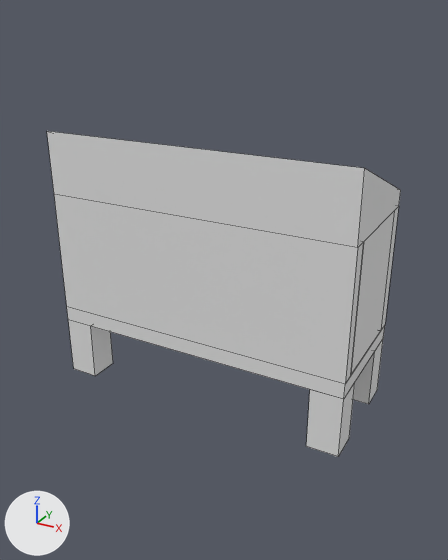
A saved change to the Blender file dae/tiny-house-1/tiny-house-1.blend.
Camera for both pictures: a camera (50 mm lens) standing at (9.08, -16.32, 11.98) and looking at (0.16, -0.1, 3.87). Arrows for +X, +Y and +Z are at lower left; the lights stay in place. Mesh edges are drawn as thin lines.

Objects in the first picture: 'floor', 'legs', 'roof', 'walls'.
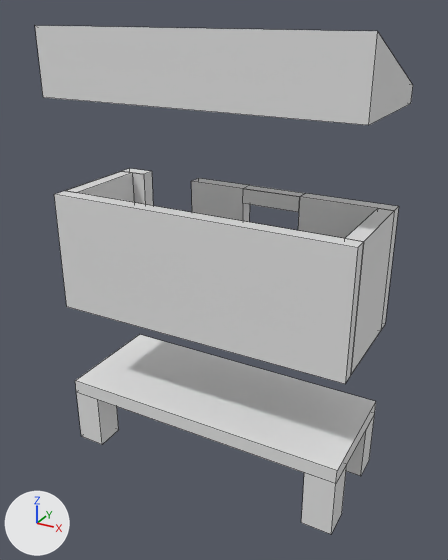
Commit message: starting over with tiny-house-1

What changed in the scene script:
```text
Change ob_legs:
    ob_legs.location: (0.0, 0.0, 1.0) -> (0.0, 0.0, -2.0)
Change ob_floor:
    ob_floor.location: (0.0, 0.0, 2.25) -> (0.0, 0.0, -0.75)
Change ob_roof:
    ob_roof.location: (0.0, -0.29, 7.19) -> (0.0, -0.29, 10.19)
```

What differs and where, as boxes (x1, y1, x2, y2) in the pictures (448 x 560 px):
'roof', moved: before (47, 131, 401, 248); after (35, 25, 413, 125)
'floor', moved: before (67, 307, 385, 399); after (75, 335, 376, 484)
'legs', moved: before (68, 320, 383, 457); after (76, 392, 374, 534)
